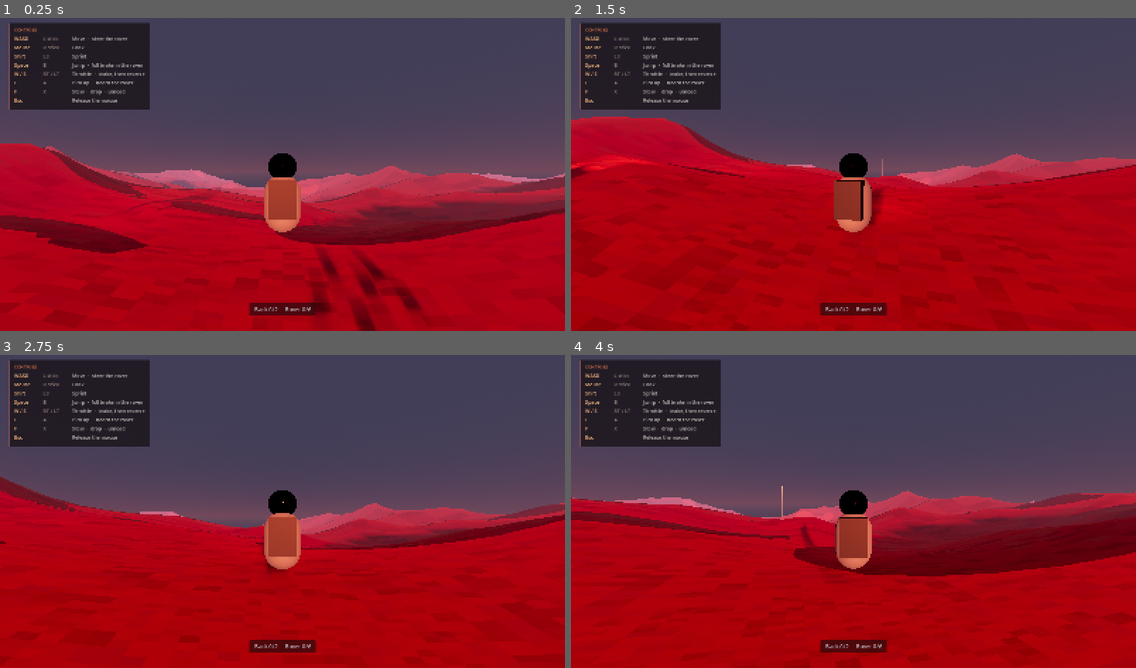
Above: before the commit, frames 1-4 (two rows, left to right).
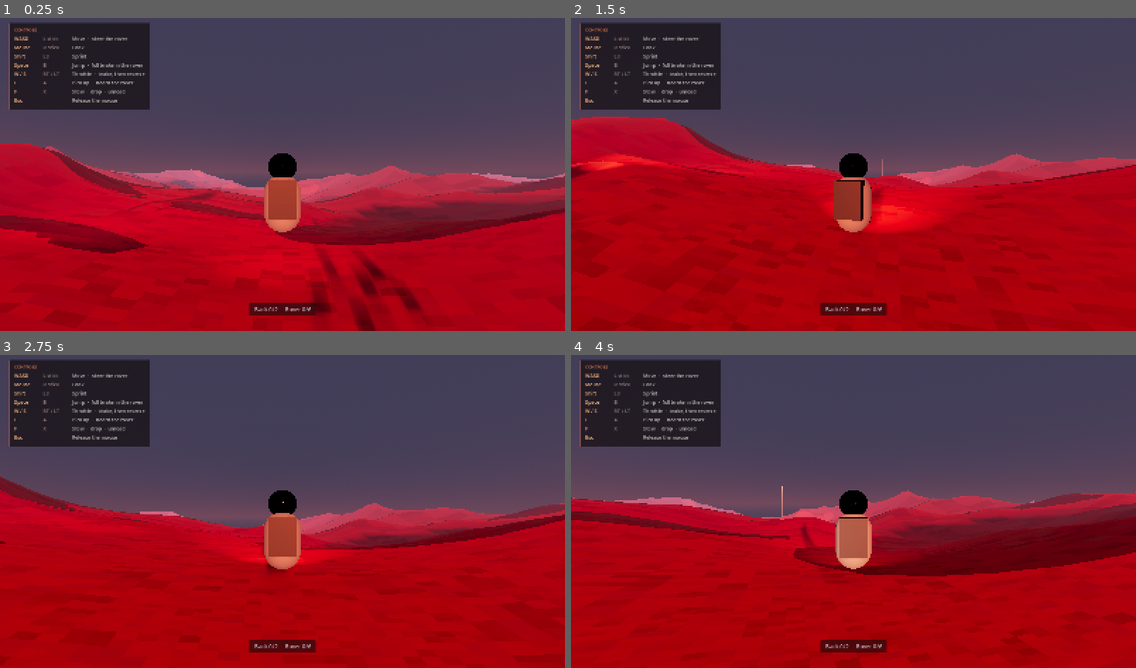
Above: after the commit, the same moments.

Repository: doomvoyager/SpaceStranding
Game: Godot game, scene res://scenes/world/test_world.tscn
Two runs of this game, one before a commit and one after it. Both use one fixed random seed, a clock stepped at 60 frames per second and the inputs below.
Inputs (mouse positions are in pixels of both pictures, inside the frame that each line leads up to):
- Up to frame 1 (0.25 s): no input
- Up to frame 2 (1.5 s): tap Enter at 0.5 s; move the mouse to (881, 171) at 0.52 s; hold F (drop_cargo) 0.53-1.28 s; hold W (drive_forward) from 0.53 s (still down); move the mouse to (825, 174) at 1.27 s; tap E (interact) at 1.35 s
- Up to frame 3 (2.75 s): keep holding W (drive_forward); move the mouse to (293, 505) at 2.02 s; hold Shift (sprint) from 2.03 s (still down)
- Up to frame 4 (4 s): keep holding W (drive_forward); move the mouse to (847, 514) at 2.77 s; release Shift (sprint) at 2.78 s; tap F (drop_cargo) at 2.85 s; move the mouse to (893, 514) at 3.52 s; hold E (interact) from 3.53 s (still down)

The runs differ from the first frame. In frame 1, 2.2% of the frame differs, in the area x 1-62%, y 55-85%; in frame 2, 1.8%; in frame 3, 0.5%; in frame 4, 1.5%.

Commit message:
headlights and astronaut headlamp adjustments

Diff:
--- a/game/scenes/player/astronaut.tscn
+++ b/game/scenes/player/astronaut.tscn
@@ -1,7 +1,7 @@
-[gd_scene load_steps=10 format=3]
+[gd_scene format=3 uid="uid://b7p7lge6nwgn8"]
 
-[ext_resource type="Script" path="res://scripts/player/astronaut.gd" id="1_astronaut"]
-[ext_resource type="Script" path="res://scripts/cargo/cargo_rack.gd" id="2_rack"]
+[ext_resource type="Script" uid="uid://deboldmeqejbe" path="res://scripts/player/astronaut.gd" id="1_astronaut"]
+[ext_resource type="Script" uid="uid://dfpjydpesqij0" path="res://scripts/cargo/cargo_rack.gd" id="2_rack"]
 
 [sub_resource type="CapsuleShape3D" id="CapsuleShape3D_body"]
 radius = 0.4
@@ -36,69 +36,66 @@
 [sub_resource type="SphereShape3D" id="SphereShape3D_interact"]
 radius = 3.5
 
-[node name="Astronaut" type="CharacterBody3D"]
-collision_layer = 1
-collision_mask = 1
+[node name="Astronaut" type="CharacterBody3D" unique_id=2064256264]
 script = ExtResource("1_astronaut")
 
-[node name="Collision" type="CollisionShape3D" parent="."]
+[node name="Collision" type="CollisionShape3D" parent="." unique_id=956347150]
 transform = Transform3D(1, 0, 0, 0, 1, 0, 0, 0, 1, 0, 0.9, 0)
 shape = SubResource("CapsuleShape3D_body")
 
-[node name="Body" type="Node3D" parent="."]
+[node name="Body" type="Node3D" parent="." unique_id=871382362]
 
-[node name="Torso" type="MeshInstance3D" parent="Body"]
+[node name="Torso" type="MeshInstance3D" parent="Body" unique_id=10013634]
 transform = Transform3D(1, 0, 0, 0, 1, 0, 0, 0, 1, 0, 0.95, 0)
 mesh = SubResource("CapsuleMesh_torso")
 surface_material_override/0 = SubResource("Material_suit")
 
-[node name="Helmet" type="MeshInstance3D" parent="Body"]
+[node name="Helmet" type="MeshInstance3D" parent="Body" unique_id=1662358487]
 transform = Transform3D(1, 0, 0, 0, 1, 0, 0, 0, 1, 0, 1.66, 0)
 mesh = SubResource("SphereMesh_helmet")
 surface_material_override/0 = SubResource("Material_visor")
 
-[node name="Pack" type="MeshInstance3D" parent="Body"]
+[node name="Pack" type="MeshInstance3D" parent="Body" unique_id=332121873]
 transform = Transform3D(1, 0, 0, 0, 1, 0, 0, 0, 1, 0, 1.05, 0.32)
 mesh = SubResource("BoxMesh_pack")
 surface_material_override/0 = SubResource("Material_pack")
 
-[node name="HeadLamp" type="SpotLight3D" parent="Body"]
-transform = Transform3D(1, 0, 0, 0, 1, 0, 0, 0, 1, 0, 1.66, -0.24)
+[node name="HeadLamp" type="SpotLight3D" parent="Body" unique_id=188112210]
+transform = Transform3D(1, 0, 0, 0, 0.98176897, 0.19007845, 0, -0.19007845, 0.98176897, 0, 1.66, -0.26175392)
 light_color = Color(0.86, 0.92, 1, 1)
-light_energy = 2.5
+light_energy = 8.0
 spot_range = 30.0
 spot_angle = 38.0
 
-[node name="CargoRack" type="Node3D" parent="Body"]
+[node name="CargoRack" type="Node3D" parent="Body" unique_id=1157151026]
 transform = Transform3D(1, 0, 0, 0, 1, 0, 0, 0, 1, 0, 1.05, 0.78)
 script = ExtResource("2_rack")
 rack_name = "Back"
 
-[node name="SlotLower" type="Marker3D" parent="Body/CargoRack"]
+[node name="SlotLower" type="Marker3D" parent="Body/CargoRack" unique_id=2072372660]
 transform = Transform3D(1, 0, 0, 0, 1, 0, 0, 0, 1, 0, -0.32, 0)
 
-[node name="SlotUpper" type="Marker3D" parent="Body/CargoRack"]
+[node name="SlotUpper" type="Marker3D" parent="Body/CargoRack" unique_id=755784453]
 transform = Transform3D(1, 0, 0, 0, 1, 0, 0, 0, 1, 0, 0.32, 0)
 
-[node name="DropPoint" type="Marker3D" parent="Body"]
+[node name="DropPoint" type="Marker3D" parent="Body" unique_id=177215219]
 transform = Transform3D(1, 0, 0, 0, 1, 0, 0, 0, 1, 0, 0.45, -1.15)
 
-[node name="CamPivot" type="Node3D" parent="."]
+[node name="CamPivot" type="Node3D" parent="." unique_id=1523963951]
 transform = Transform3D(1, 0, 0, 0, 1, 0, 0, 0, 1, 0, 1.55, 0)
 
-[node name="SpringArm3D" type="SpringArm3D" parent="CamPivot"]
+[node name="SpringArm3D" type="SpringArm3D" parent="CamPivot" unique_id=203985568]
 spring_length = 4.5
 margin = 0.3
 
-[node name="Camera3D" type="Camera3D" parent="CamPivot/SpringArm3D"]
+[node name="Camera3D" type="Camera3D" parent="CamPivot/SpringArm3D" unique_id=704281901]
 current = true
 fov = 70.0
 far = 6000.0
 
-[node name="InteractZone" type="Area3D" parent="."]
+[node name="InteractZone" type="Area3D" parent="." unique_id=1213944727]
 transform = Transform3D(1, 0, 0, 0, 1, 0, 0, 0, 1, 0, 1, 0)
 collision_layer = 0
-collision_mask = 1
 
-[node name="Shape" type="CollisionShape3D" parent="InteractZone"]
+[node name="Shape" type="CollisionShape3D" parent="InteractZone" unique_id=383179426]
 shape = SubResource("SphereShape3D_interact")
--- a/game/scenes/vehicle/rover.tscn
+++ b/game/scenes/vehicle/rover.tscn
@@ -1,22 +1,36 @@
-[gd_scene load_steps=10 format=3]
-
-[ext_resource type="Script" path="res://scripts/vehicle/rover.gd" id="1_rover"]
-[ext_resource type="Script" path="res://scripts/cargo/cargo_rack.gd" id="2_rack"]
+[gd_scene format=3 uid="uid://r6qgw87guhki"]
+
+[ext_resource type="Script" uid="uid://dlyjm71la8l0j" path="res://scripts/vehicle/rover.gd" id="1_rover"]
+[ext_resource type="Script" uid="uid://dfpjydpesqij0" path="res://scripts/cargo/cargo_rack.gd" id="2_rack"]
 
 [sub_resource type="BoxShape3D" id="BoxShape3D_chassis"]
-size = Vector3(2.0, 1.0, 4.4)
+size = Vector3(2, 1, 4.4)
 
 [sub_resource type="BoxMesh" id="BoxMesh_hull"]
-size = Vector3(2.0, 1.0, 4.4)
+size = Vector3(2, 1, 4.4)
 
 [sub_resource type="StandardMaterial3D" id="Material_hull"]
 albedo_color = Color(0.76, 0.74, 0.68, 1)
 metallic = 0.45
 roughness = 0.48
 
+[sub_resource type="BoxMesh" id="BoxMesh_ia0rk"]
+size = Vector3(1.7382813, 0.68847656, 2.1208007)
+
+[sub_resource type="StandardMaterial3D" id="StandardMaterial3D_h58rc"]
+albedo_color = Color(0.76, 0.74, 0.68, 1)
+metallic = 0.45
+roughness = 0.48
+
+[sub_resource type="BoxMesh" id="BoxMesh_rack"]
+size = Vector3(1.5, 0.12, 2)
+
+[sub_resource type="StandardMaterial3D" id="Material_rack"]
+albedo_color = Color(0.38, 0.4, 0.42, 1)
+metallic = 0.6
+roughness = 0.42
+
 [sub_resource type="CylinderMesh" id="CylinderMesh_wheel"]
-top_radius = 0.5
-bottom_radius = 0.5
 height = 0.34
 radial_segments = 20
 
@@ -25,187 +39,178 @@
 metallic = 0.1
 roughness = 0.88
 
-[sub_resource type="BoxMesh" id="BoxMesh_rack"]
-size = Vector3(1.5, 0.12, 2.0)
-
-[sub_resource type="StandardMaterial3D" id="Material_rack"]
-albedo_color = Color(0.38, 0.4, 0.42, 1)
-metallic = 0.6
-roughness = 0.42
-
-[node name="Rover" type="VehicleBody3D"]
+[node name="Rover" type="VehicleBody3D" unique_id=621319305]
 mass = 950.0
 script = ExtResource("1_rover")
 
-[node name="Chassis" type="CollisionShape3D" parent="."]
+[node name="Chassis" type="CollisionShape3D" parent="." unique_id=1683068347]
 shape = SubResource("BoxShape3D_chassis")
 
-[node name="Hull" type="MeshInstance3D" parent="."]
+[node name="Hull" type="MeshInstance3D" parent="." unique_id=2027012801]
 mesh = SubResource("BoxMesh_hull")
 surface_material_override/0 = SubResource("Material_hull")
 
-[node name="RackDeck" type="MeshInstance3D" parent="."]
+[node name="Hull2" type="MeshInstance3D" parent="." unique_id=1822455313]
+transform = Transform3D(1, 0, 0, 0, 1, 0, 0, 0, 1, 0, 0.5600066, -1.2394692)
+mesh = SubResource("BoxMesh_ia0rk")
+surface_material_override/0 = SubResource("StandardMaterial3D_h58rc")
+
+[node name="RackDeck" type="MeshInstance3D" parent="." unique_id=850585101]
 transform = Transform3D(1, 0, 0, 0, 1, 0, 0, 0, 1, 0, 0.56, 1.15)
 mesh = SubResource("BoxMesh_rack")
 surface_material_override/0 = SubResource("Material_rack")
 
-[node name="CargoRack" type="Node3D" parent="."]
+[node name="CargoRack" type="Node3D" parent="." unique_id=1909291007]
 transform = Transform3D(1, 0, 0, 0, 1, 0, 0, 0, 1, 0, 0.56, 1.15)
 script = ExtResource("2_rack")
 rack_name = "Rover"
 
-[node name="SlotFL" type="Marker3D" parent="CargoRack"]
+[node name="SlotFL" type="Marker3D" parent="CargoRack" unique_id=323463356]
 transform = Transform3D(1, 0, 0, 0, 1, 0, 0, 0, 1, -0.36, 0.36, -0.64)
 
-[node name="SlotFR" type="Marker3D" parent="CargoRack"]
+[node name="SlotFR" type="Marker3D" parent="CargoRack" unique_id=321240188]
 transform = Transform3D(1, 0, 0, 0, 1, 0, 0, 0, 1, 0.36, 0.36, -0.64)
 
-[node name="SlotML" type="Marker3D" parent="CargoRack"]
-transform = Transform3D(1, 0, 0, 0, 1, 0, 0, 0, 1, -0.36, 0.36, 0.0)
-
-[node name="SlotMR" type="Marker3D" parent="CargoRack"]
-transform = Transform3D(1, 0, 0, 0, 1, 0, 0, 0, 1, 0.36, 0.36, 0.0)
-
-[node name="SlotRL" type="Marker3D" parent="CargoRack"]
+[node name="SlotML" type="Marker3D" parent="CargoRack" unique_id=940260465]
+transform = Transform3D(1, 0, 0, 0, 1, 0, 0, 0, 1, -0.36, 0.36, 0)
+
+[node name="SlotMR" type="Marker3D" parent="CargoRack" unique_id=429502003]
+transform = Transform3D(1, 0, 0, 0, 1, 0, 0, 0, 1, 0.36, 0.36, 0)
+
+[node name="SlotRL" type="Marker3D" parent="CargoRack" unique_id=1520194917]
 transform = Transform3D(1, 0, 0, 0, 1, 0, 0, 0, 1, -0.36, 0.36, 0.64)
 
-[node name="SlotRR" type="Marker3D" parent="CargoRack"]
+[node name="SlotRR" type="Marker3D" parent="CargoRack" unique_id=838536443]
 transform = Transform3D(1, 0, 0, 0, 1, 0, 0, 0, 1, 0.36, 0.36, 0.64)
 
-[node name="HeadlightL" type="SpotLight3D" parent="."]
-transform = Transform3D(1, 0, 0, 0, 1, 0, 0, 0, 1, -0.7, 0.15, -2.25)
+[node name="HeadlightL" type="SpotLight3D" parent="." unique_id=822395706]
+transform = Transform3D(1, 0, 0, 0, 0.98620963, 0.16550122, 0, -0.16550122, 0.98620963, -0.7, 0.63633573, -2.4064505)
 light_color = Color(0.9, 0.94, 1, 1)
 light_energy = 4.0
 spot_range = 70.0
 spot_angle = 32.0
 
-[node name="HeadlightR" type="SpotLight3D" parent="."]
-transform = Transform3D(1, 0, 0, 0, 1, 0, 0, 0, 1, 0.7, 0.15, -2.25)
+[node name="HeadlightR" type="SpotLight3D" parent="." unique_id=1793659656]
+transform = Transform3D(1, 0, 0, 0, 0.98620963, 0.16550122, 0, -0.16550122, 0.98620963, 0.7, 0.63633573, -2.4064505)
 light_color = Color(0.9, 0.94, 1, 1)
-light_energy = 4.0
+light_energy = 6.0
 spot_range = 70.0
-spot_angle = 32.0
-
-[node name="WheelFL" type="VehicleWheel3D" parent="."]
+spot_angle = 43.72098
+
+[node name="WheelFL" type="VehicleWheel3D" parent="." unique_id=112114227]
 transform = Transform3D(1, 0, 0, 0, 1, 0, 0, 0, 1, -1.12, -0.4, -1.65)
 use_as_traction = true
 use_as_steering = true
 wheel_roll_influence = 0.15
-wheel_radius = 0.5
-wheel_rest_length = 0.25
-wheel_friction_slip = 6.0
-suspension_travel = 0.32
-suspension_stiffness = 22.0
-suspension_max_force = 12000.0
-damping_compression = 1.6
-damping_relaxation = 2.2
-
-[node name="WheelMesh" type="MeshInstance3D" parent="WheelFL"]
-transform = Transform3D(0, 1, 0, -1, 0, 0, 0, 0, 1, 0, 0, 0)
-mesh = SubResource("CylinderMesh_wheel")
-surface_material_override/0 = SubResource("Material_tyre")
-
-[node name="WheelFR" type="VehicleWheel3D" parent="."]
+wheel_rest_length = 0.25
+wheel_friction_slip = 6.0
+suspension_travel = 0.32
+suspension_stiffness = 22.0
+suspension_max_force = 12000.0
+damping_compression = 1.6
+damping_relaxation = 2.2
+
+[node name="WheelMesh" type="MeshInstance3D" parent="WheelFL" unique_id=721266559]
+transform = Transform3D(0, 1, 0, -1, 0, 0, 0, 0, 1, 0, 0, 0)
+mesh = SubResource("CylinderMesh_wheel")
+surface_material_override/0 = SubResource("Material_tyre")
+
+[node name="WheelFR" type="VehicleWheel3D" parent="." unique_id=1596322292]
 transform = Transform3D(1, 0, 0, 0, 1, 0, 0, 0, 1, 1.12, -0.4, -1.65)
 use_as_traction = true
 use_as_steering = true
 wheel_roll_influence = 0.15
-wheel_radius = 0.5
-wheel_rest_length = 0.25
-wheel_friction_slip = 6.0
-suspension_travel = 0.32
-suspension_stiffness = 22.0
-suspension_max_force = 12000.0
-damping_compression = 1.6
-damping_relaxation = 2.2
-
-[node name="WheelMesh" type="MeshInstance3D" parent="WheelFR"]
-transform = Transform3D(0, 1, 0, -1, 0, 0, 0, 0, 1, 0, 0, 0)
-mesh = SubResource("CylinderMesh_wheel")
-surface_material_override/0 = SubResource("Material_tyre")
-
-[node name="WheelML" type="VehicleWheel3D" parent="."]
-transform = Transform3D(1, 0, 0, 0, 1, 0, 0, 0, 1, -1.12, -0.4, 0.0)
-use_as_traction = true
-wheel_roll_influence = 0.15
-wheel_radius = 0.5
-wheel_rest_length = 0.25
-wheel_friction_slip = 6.0
-suspension_travel = 0.32
-suspension_stiffness = 22.0
-suspension_max_force = 12000.0
-damping_compression = 1.6
-damping_relaxation = 2.2
-
-[node name="WheelMesh" type="MeshInstance3D" parent="WheelML"]
-transform = Transform3D(0, 1, 0, -1, 0, 0, 0, 0, 1, 0, 0, 0)
-mesh = SubResource("CylinderMesh_wheel")
-surface_material_override/0 = SubResource("Material_tyre")
-
-[node name="WheelMR" type="VehicleWheel3D" parent="."]
-transform = Transform3D(1, 0, 0, 0, 1, 0, 0, 0, 1, 1.12, -0.4, 0.0)
-use_as_traction = true
-wheel_roll_influence = 0.15
-wheel_radius = 0.5
-wheel_rest_length = 0.25
-wheel_friction_slip = 6.0
-suspension_travel = 0.32
-suspension_stiffness = 22.0
-suspension_max_force = 12000.0
-damping_compression = 1.6
-damping_relaxation = 2.2
-
-[node name="WheelMesh" type="MeshInstance3D" parent="WheelMR"]
-transform = Transform3D(0, 1, 0, -1, 0, 0, 0, 0, 1, 0, 0, 0)
-mesh = SubResource("CylinderMesh_wheel")
-surface_material_override/0 = SubResource("Material_tyre")
-
-[node name="WheelRL" type="VehicleWheel3D" parent="."]
+wheel_rest_length = 0.25
+wheel_friction_slip = 6.0
+suspension_travel = 0.32
+suspension_stiffness = 22.0
+suspension_max_force = 12000.0
+damping_compression = 1.6
+damping_relaxation = 2.2
+
+[node name="WheelMesh" type="MeshInstance3D" parent="WheelFR" unique_id=1574608126]
+transform = Transform3D(0, 1, 0, -1, 0, 0, 0, 0, 1, 0, 0, 0)
+mesh = SubResource("CylinderMesh_wheel")
+surface_material_override/0 = SubResource("Material_tyre")
+
+[node name="WheelML" type="VehicleWheel3D" parent="." unique_id=1112586127]
+transform = Transform3D(1, 0, 0, 0, 1, 0, 0, 0, 1, -1.12, -0.4, 0)
+use_as_traction = true
+wheel_roll_influence = 0.15
+wheel_rest_length = 0.25
+wheel_friction_slip = 6.0
+suspension_travel = 0.32
+suspension_stiffness = 22.0
+suspension_max_force = 12000.0
+damping_compression = 1.6
+damping_relaxation = 2.2
+
+[node name="WheelMesh" type="MeshInstance3D" parent="WheelML" unique_id=969714063]
+transform = Transform3D(0, 1, 0, -1, 0, 0, 0, 0, 1, 0, 0, 0)
+mesh = SubResource("CylinderMesh_wheel")
+surface_material_override/0 = SubResource("Material_tyre")
+
+[node name="WheelMR" type="VehicleWheel3D" parent="." unique_id=577145472]
+transform = Transform3D(1, 0, 0, 0, 1, 0, 0, 0, 1, 1.12, -0.4, 0)
+use_as_traction = true
+wheel_roll_influence = 0.15
+wheel_rest_length = 0.25
+wheel_friction_slip = 6.0
+suspension_travel = 0.32
+suspension_stiffness = 22.0
+suspension_max_force = 12000.0
+damping_compression = 1.6
+damping_relaxation = 2.2
+
+[node name="WheelMesh" type="MeshInstance3D" parent="WheelMR" unique_id=1658378247]
+transform = Transform3D(0, 1, 0, -1, 0, 0, 0, 0, 1, 0, 0, 0)
+mesh = SubResource("CylinderMesh_wheel")
+surface_material_override/0 = SubResource("Material_tyre")
+
+[node name="WheelRL" type="VehicleWheel3D" parent="." unique_id=994812611]
 transform = Transform3D(1, 0, 0, 0, 1, 0, 0, 0, 1, -1.12, -0.4, 1.65)
 use_as_traction = true
 wheel_roll_influence = 0.15
-wheel_radius = 0.5
-wheel_rest_length = 0.25
-wheel_friction_slip = 6.0
-suspension_travel = 0.32
-suspension_stiffness = 22.0
-suspension_max_force = 12000.0
-damping_compression = 1.6
-damping_relaxation = 2.2
-
-[node name="WheelMesh" type="MeshInstance3D" parent="WheelRL"]
-transform = Transform3D(0, 1, 0, -1, 0, 0, 0, 0, 1, 0, 0, 0)
-mesh = SubResource("CylinderMesh_wheel")
-surface_material_override/0 = SubResource("Material_tyre")
-
-[node name="WheelRR" type="VehicleWheel3D" parent="."]
+wheel_rest_length = 0.25
+wheel_friction_slip = 6.0
+suspension_travel = 0.32
+suspension_stiffness = 22.0
+suspension_max_force = 12000.0
+damping_compression = 1.6
+damping_relaxation = 2.2
+
+[node name="WheelMesh" type="MeshInstance3D" parent="WheelRL" unique_id=321228857]
+transform = Transform3D(0, 1, 0, -1, 0, 0, 0, 0, 1, 0, 0, 0)
+mesh = SubResource("CylinderMesh_wheel")
+surface_material_override/0 = SubResource("Material_tyre")
+
+[node name="WheelRR" type="VehicleWheel3D" parent="." unique_id=911361218]
 transform = Transform3D(1, 0, 0, 0, 1, 0, 0, 0, 1, 1.12, -0.4, 1.65)
 use_as_traction = true
 wheel_roll_influence = 0.15
-wheel_radius = 0.5
-wheel_rest_length = 0.25
-wheel_friction_slip = 6.0
-suspension_travel = 0.32
-suspension_stiffness = 22.0
-suspension_max_force = 12000.0
-damping_compression = 1.6
-damping_relaxation = 2.2
-
-[node name="WheelMesh" type="MeshInstance3D" parent="WheelRR"]
-transform = Transform3D(0, 1, 0, -1, 0, 0, 0, 0, 1, 0, 0, 0)
-mesh = SubResource("CylinderMesh_wheel")
-surface_material_override/0 = SubResource("Material_tyre")
-
-[node name="CamPivot" type="Node3D" parent="."]
+wheel_rest_length = 0.25
+wheel_friction_slip = 6.0
+suspension_travel = 0.32
+suspension_stiffness = 22.0
+suspension_max_force = 12000.0
+damping_compression = 1.6
+damping_relaxation = 2.2
+
+[node name="WheelMesh" type="MeshInstance3D" parent="WheelRR" unique_id=619173125]
+transform = Transform3D(0, 1, 0, -1, 0, 0, 0, 0, 1, 0, 0, 0)
+mesh = SubResource("CylinderMesh_wheel")
+surface_material_override/0 = SubResource("Material_tyre")
+
+[node name="CamPivot" type="Node3D" parent="." unique_id=502014830]
 transform = Transform3D(1, 0, 0, 0, 1, 0, 0, 0, 1, 0, 1.2, 0)
 
-[node name="SpringArm3D" type="SpringArm3D" parent="CamPivot"]
+[node name="SpringArm3D" type="SpringArm3D" parent="CamPivot" unique_id=804535525]
 spring_length = 9.0
 margin = 0.4
 
-[node name="Camera3D" type="Camera3D" parent="CamPivot/SpringArm3D"]
+[node name="Camera3D" type="Camera3D" parent="CamPivot/SpringArm3D" unique_id=412705019]
 fov = 72.0
 far = 6000.0
 
-[node name="ExitPoint" type="Marker3D" parent="."]
+[node name="ExitPoint" type="Marker3D" parent="." unique_id=443693781]
 transform = Transform3D(1, 0, 0, 0, 1, 0, 0, 0, 1, -2.1, -0.5, 0)
